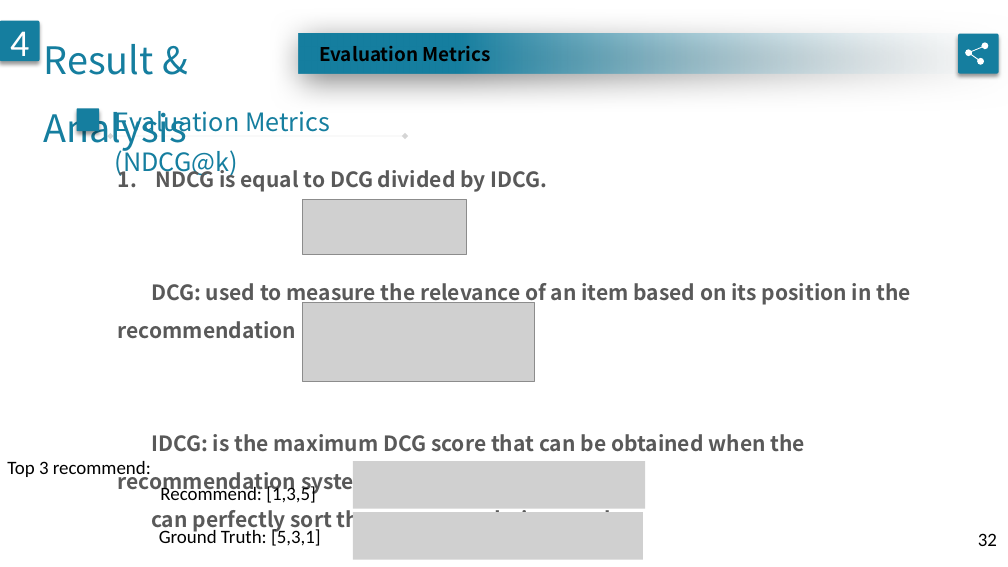
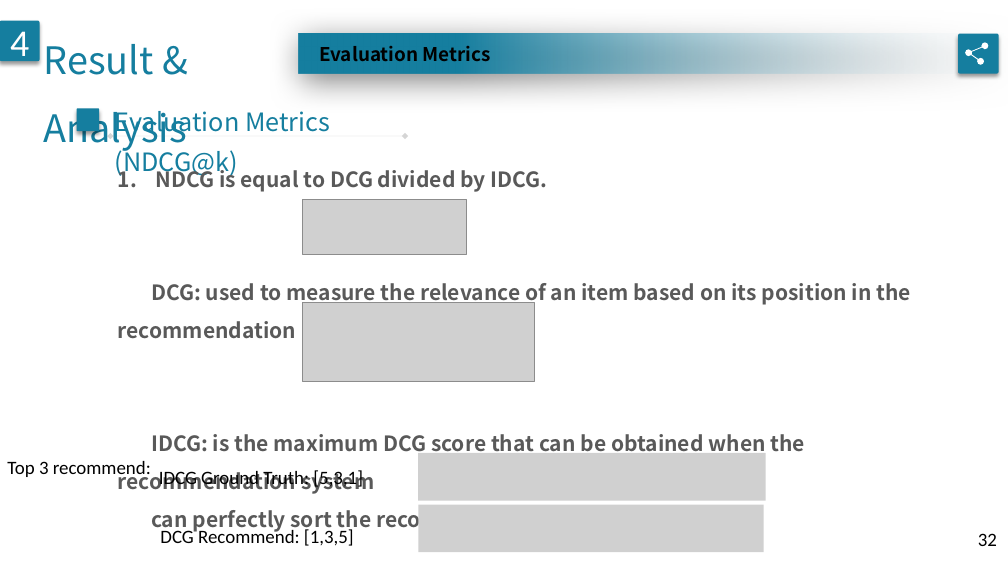
Before and after one commit to geminiwoo/oral-exam, a slide deck: slide 32 of 口試.pptx. Drawn at 1008x567 pixels with LibreOffice and Linux fonts; fonts in the diff are those of the drawing; grey boxes stand for pictures. Boxes give left, top, right and bottom in pixels: in the first picture for what was removed or moved away, otherwise in the second. Text is boxed around its words. In the diff, an @@ line names an element or a change of style, - is before the commit and + after.

```diff
--- a/口試.pptx
+++ b/口試.pptx
@@ text at [159, 468, 363, 489]: text changed @@
-Ground Truth: [5,3,1]
+IDCG Ground Truth: [5,3,1]
@@ picture removed at [353, 461, 645, 509] @@
@@ picture added at [418, 453, 766, 501] @@
@@ picture added at [418, 504, 764, 552] @@
@@ text at [160, 527, 354, 546]: text changed @@
-Recommend: [1,3,5]
+DCG Recommend: [1,3,5]
@@ picture removed at [353, 512, 643, 560] @@
```
Also in this commit, not shown: 4 other slides changed.
